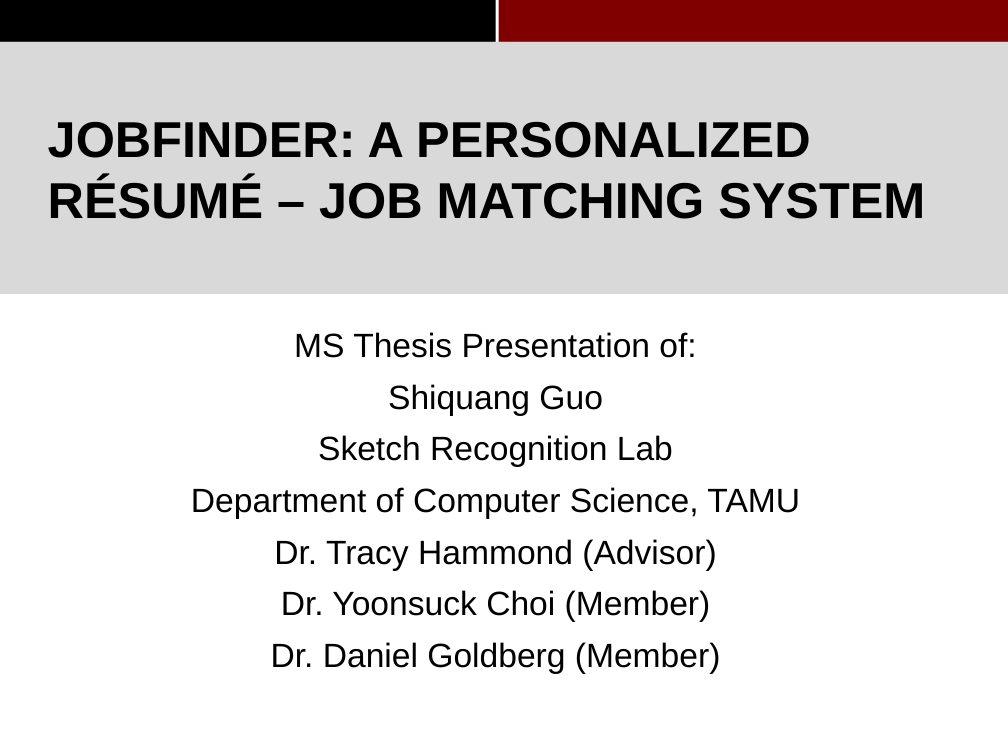
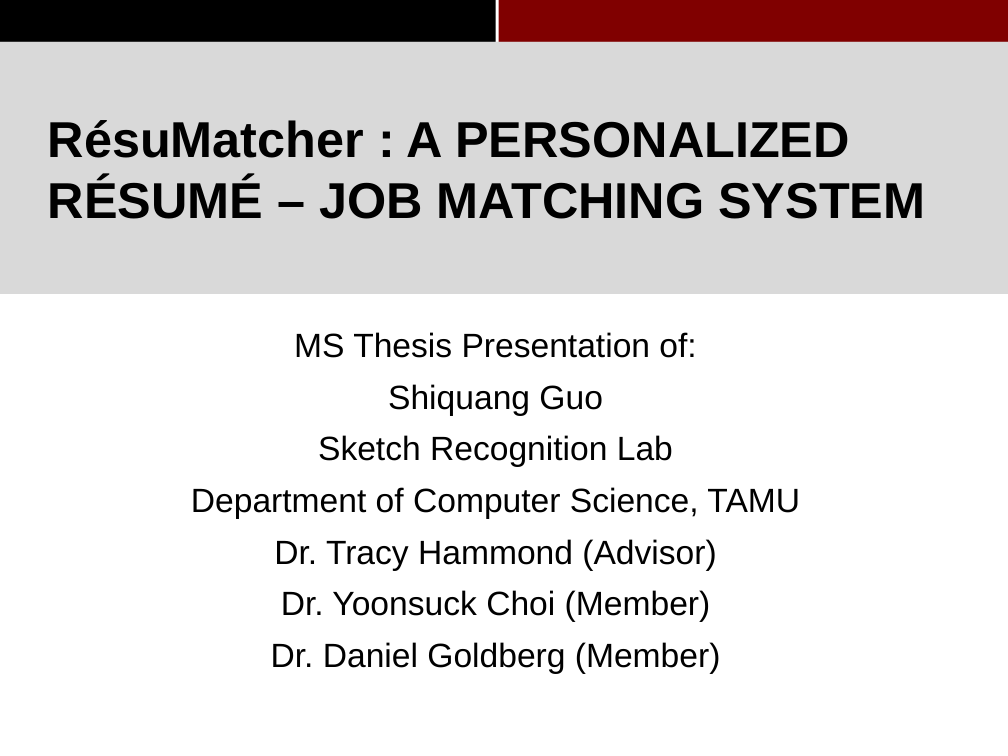
Before and after one commit to pkushiqiang/thesis, a slide deck: slide 1 of media/Master's thesis-4.pptx. Drawn at 1008x756 pixels with LibreOffice and Linux fonts; fonts in the diff are those of the drawing; background and template pictures are left out. Boxes give left, top, right and bottom in pixels: in the first picture for what was removed or moved away, otherwise in the second. Text is boxed around its words. In the diff, an @@ line names an element or a change of style, - is before the commit and + after.

```diff
--- a/media/Master's thesis-4.pptx
+++ b/media/Master's thesis-4.pptx
@@ title at (x1=48, y1=120, x2=925, y2=219): text changed @@
-JOBFINDER: A PERSONALIZED RÉSUMÉ – JOB MATCHING SYSTEM
+RésuMatcher : A PERSONALIZED RÉSUMÉ – JOB MATCHING SYSTEM
```
Also in this commit, not shown: 7 other files.
